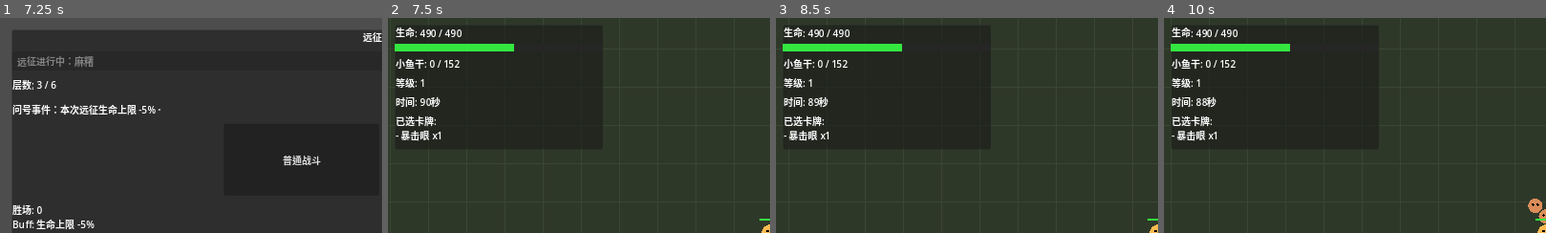
Above: before the commit, frames 1-4 (left to right).
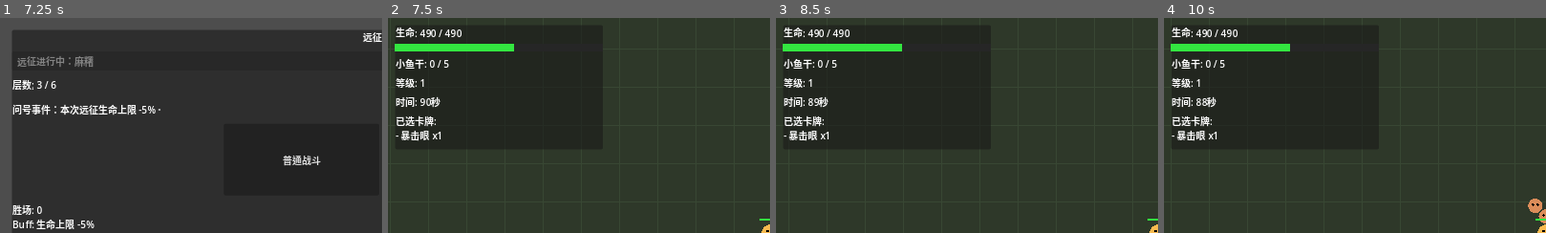
Above: after the commit, the same moments.

Repository: chriszcc1021/superMaomao
Game: Godot game, scene res://scenes/camp/CampScene.tscn
Same seed, same stepped clock (60 frames per second), same inputs: the game is played once before the commit and once after it.
Inputs (mouse positions are % of the whole screen's width and height, from its top left):
- Up to frame 1 (7.25 s): click "选择此猫" at 0.5 s; click "杩滃緛" at 1.25 s; click "开始/继续" at 2 s; click "开始/继续" at 2.75 s; click "商店" at 3.5 s; click "购买" at 4.25 s; click "购买" at 5 s; click "跳过，继续前进" at 5.75 s; click "问号事件" at 6.5 s
- Up to frame 2 (7.5 s): click "普通战斗" at 7.25 s
- Up to frame 3 (8.5 s): tap Enter at 8 s; move the mouse to (72, 45) at 8.02 s; hold D from 8.03 s (still down); tap B at 8.1 s; click (72, 45) at 8.17 s; tap Space at 8.27 s
- Up to frame 4 (10 s): release D at 8.75 s; drag from (30, 55) to (50, 50) at 8.77 s; move the mouse to (60, 28) at 9.52 s; hold D from 9.53 s (still down); tap E at 9.6 s
The pictures show only the part of the screen within x 0-50%, y 0-50%; the shares and areas given below are measured in that part.

Frame 1 is identical in both runs. In frame 2, less than 0.1% of the frame differs, in the area x 14-19%, y 19-24%; in frame 3, less than 0.1%; in frame 4, less than 0.1%.

Commit message:
fix: 战斗场景多项修复
- FloatingText.gd: 改用场景实例化替代 class_name 自引用，
  修复热重载时 'Identifier not found: FloatingText' 崩溃
- enemy_data.gd: 为 for 循环变量加显式类型标注，修复类型推断失败
- constants.gd + BattleScene.gd: 修正战斗小鱼干升级XP公式
  原来错用营地XP(150+level*2=152)，改为设计文档值(5,15,25...每级+10)

Diff:
--- a/data/constants.gd
+++ b/data/constants.gd
@@ -371,6 +371,10 @@
 const BATTLE_ELITE_DURATION_MIN := 120.0
 const BATTLE_ELITE_DURATION_MAX := 180.0
 
+# 战斗局内小鱼干升级经验（设计文档§5.4：Lv1→2需5个，之后每级+10）
+const BATTLE_FISH_XP_BASE := 5       # Lv1→2 所需小鱼干
+const BATTLE_FISH_XP_INCREMENT := 10 # 每升一级额外增加
+
 # ─── 关卡难度缩放（远征层数 1-6）────────────────────────────────────────────
 # hp_mult / dmg_mult：敌人血量/伤害倍率
 # cd_initial / cd_min / cd_max：生成冷却时间（秒）越小越密
--- a/data/enemies/enemy_data.gd
+++ b/data/enemies/enemy_data.gd
@@ -3,7 +3,7 @@
 
 static func get_enemy_definitions() -> Dictionary:
 	var result := {}
-	for file_name in ["base_enemies", "elite_enemies", "bosses"]:
+	for file_name: String in ["base_enemies", "elite_enemies", "bosses"]:
 		var path: String = "res://data/enemies/%s.json" % file_name
 		var f := FileAccess.open(path, FileAccess.READ)
 		if f == null:
--- a/scenes/battle/BattleScene.gd
+++ b/scenes/battle/BattleScene.gd
@@ -538,7 +538,8 @@
 		_set_enemies_paused(false)
 
 func _xp_required_for_level(level: int) -> int:
-	return GameConstants.CAT_XP_BASE + level * GameConstants.CAT_XP_INCREMENT
+	# 设计文档§5.4：Lv1→2需5条，之后每级+10（5, 15, 25, 35...）
+	return GameConstants.BATTLE_FISH_XP_BASE + (level - 1) * GameConstants.BATTLE_FISH_XP_INCREMENT
 
 func _on_player_hp_changed(_cur: float, _max: float) -> void:
 	_refresh_hud()
--- a/scenes/common/FloatingText.gd
+++ b/scenes/common/FloatingText.gd
@@ -8,8 +8,11 @@
 const FLOAT_RISE := 40.0     # 像素（向上飘移距离）
 const FONT_SIZE := 14
 
+# Fix: 用场景文件实例化，避免 class_name 自引用在热重载时报错
+const _Scene := preload("res://scenes/common/FloatingText.tscn")
+
 static func spawn(parent: Node, world_pos: Vector2, display_text: String, color: Color = Color.WHITE) -> void:
-	var ft := FloatingText.new()
+	var ft: Node2D = _Scene.instantiate()
 	ft.global_position = world_pos
 	ft._text = display_text
 	ft._color = color
